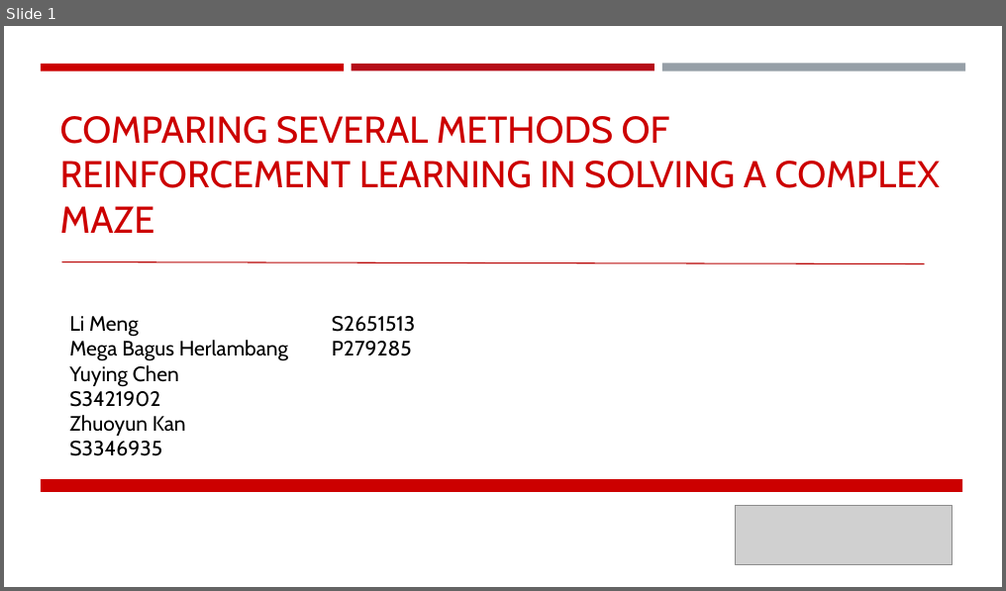
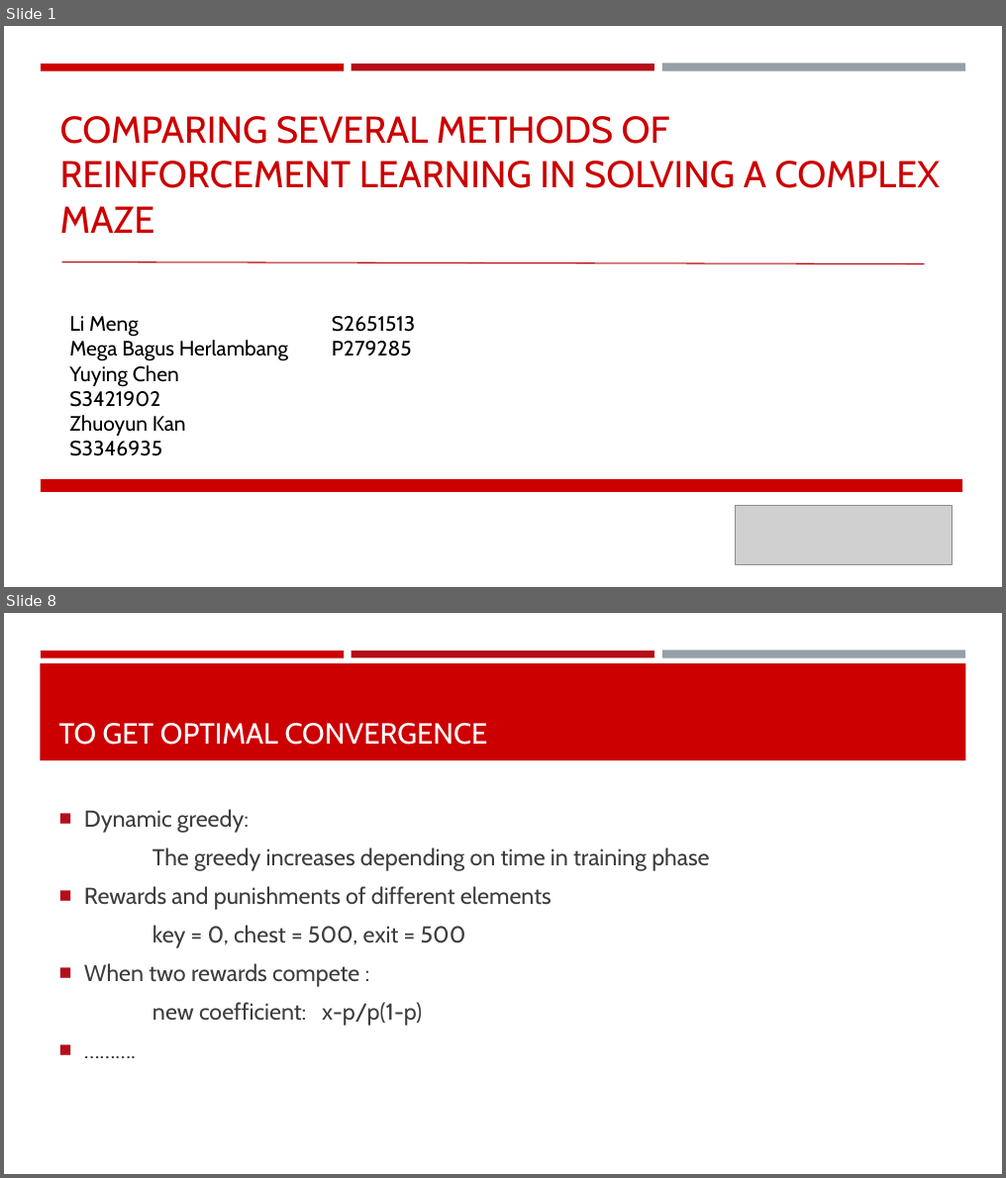
Before and after one commit to mengli11235/MachineLearning_Maze, a slide deck: Group Presentation.pptx. Shown one above the other, each under a label of ours: slide 1 before the commit, slides 1 and 8 after it; the slides between them are not shown. The pictures are 1006x591 and 1006x1178 pixels, drawn with LibreOffice and Linux fonts; fonts in the diff are those of the drawing; grey boxes stand for pictures. Boxes give left, top, right and bottom in pixels: in the first picture for what was removed or moved away, otherwise in the second. Text is boxed around its words. In the diff, an @@ line names an element or a change of style, - is before the commit and + after.

```diff
--- a/Group Presentation.pptx
+++ b/Group Presentation.pptx
@@ slide 8 added at bbox=[4, 613, 1002, 1174], background #FFFFFF; not listed: 3 template elements that a slide beside it also shows @@
@@ rectangle added at bbox=[40, 663, 966, 761], fill #CC0000 @@
@@ title added at bbox=[59, 723, 488, 745], 28 pt, text #FFFFFF @@
+TO GET OPTIMAL CONVERGENCE
@@ text added at bbox=[84, 848, 709, 1026], 22.2 pt, text #3D3D3D @@
+■ Dynamic greedy:
+The greedy increases depending on time in training phase
+■ Rewards and punishments of different elements
+key = 0, chest = 500, exit = 500
+■ When two rewards compete :
+new coefficient: x-p/p(1-p)
+■ ……….
```
Also in this commit, not shown: 5 slides changed, 2 other slides added, 3 slides removed.
